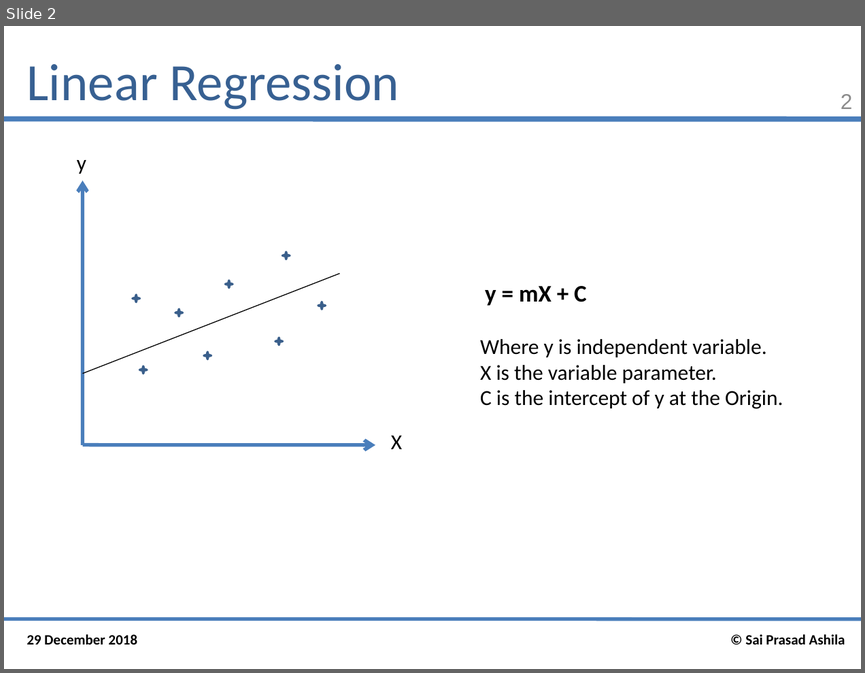
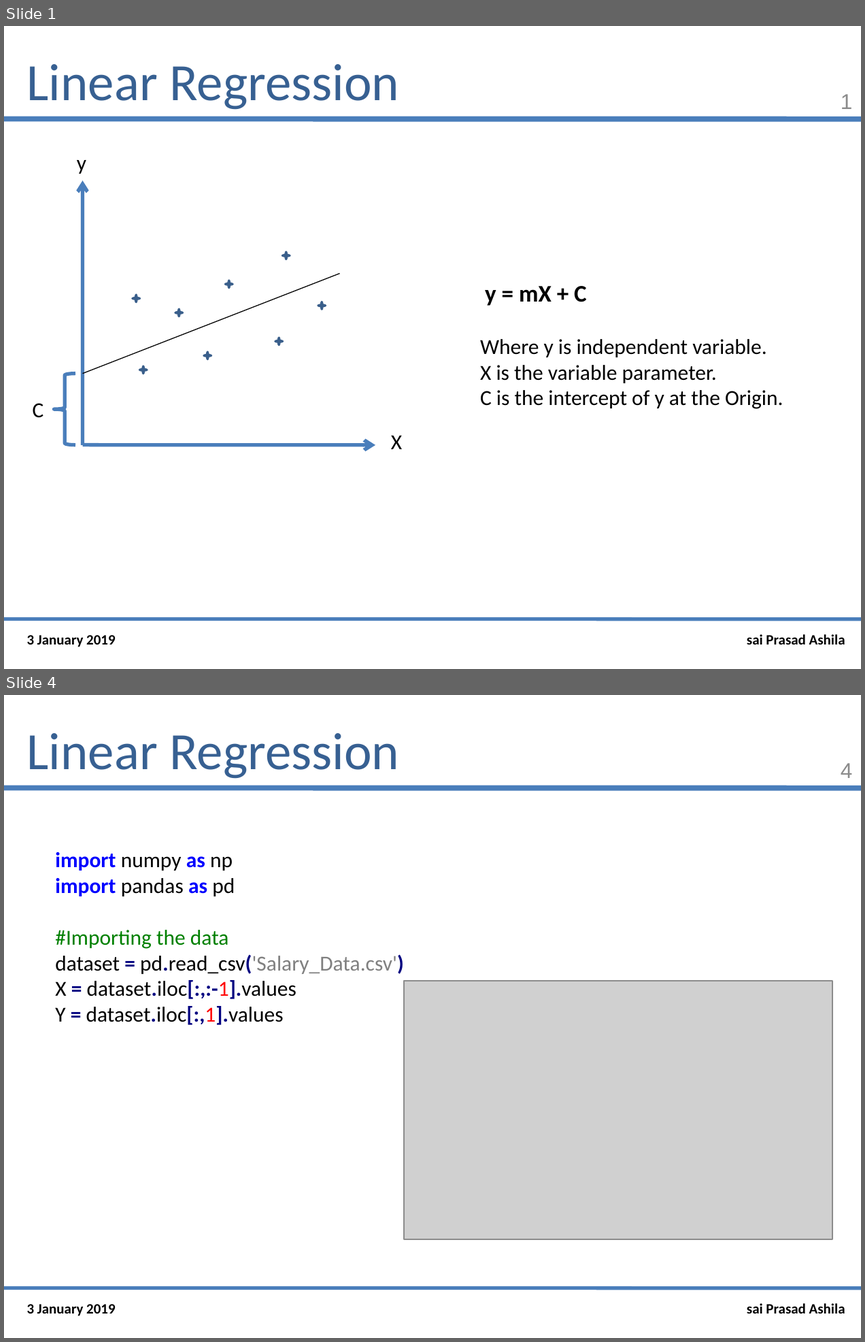
Before and after one commit to saiprasad94/DataSciencePython, a slide deck: Linear_Regression/Linear_Regression.pptx. Shown one above the other, each under a label of ours: slide 2 before the commit, slides 1 and 4 after it; the slides between them are not shown. The pictures are 865x673 and 865x1342 pixels, drawn with LibreOffice and Linux fonts; fonts in the diff are those of the drawing; grey boxes stand for pictures. Boxes give left, top, right and bottom in pixels: in the first picture for what was removed or moved away, otherwise in the second. Text is boxed around its words. In the diff, an @@ line names an element or a change of style, - is before the commit and + after.

Commit message:
3rd jan 4:20 am
powerpoint and Code of Linear Regression

```diff
--- a/Linear_Regression/Linear_Regression.pptx
+++ b/Linear_Regression/Linear_Regression.pptx
@@ slide 4 added at <box>4,695,861,1338</box>, background #FFFFFF; not listed: 2 template elements that a slide beside it also shows @@
@@ title added at <box>27,733,399,779</box>, 44 pt, text #376092 @@
+Linear Regression
@@ page number added at <box>840,763,853,778</box>, 18 pt, text #8C8C8C @@
+4
@@ text added at <box>55,852,404,1025</box>, 18 pt, text #000000 @@
+import numpy as np
+import pandas as pd
+#Importing the data
+dataset = pd.read_csv('Salary_Data.csv')
+X = dataset.iloc[:,:-1].values
+Y = dataset.iloc[:,1].values
@@ picture added at <box>404,981,832,1239</box> @@
@@ text added at <box>27,1304,115,1316</box>, 12 pt, text #000000, bold @@
+3 January 2019
@@ text added at <box>747,1303,845,1313</box>, 12 pt, text #000000, bold @@
+sai Prasad Ashila
@@ what was slide 2 is now slide 1 @@
@@ slide 1 changed as well @@
@@ page number at <box>840,94,853,109</box>: text changed @@
-2
+1
@@ left brace added at <box>54,373,75,444</box>, outline #4B7EBC 3 pt @@
@@ text added at <box>33,403,44,418</box>, 18 pt, text #000000 @@
+C
@@ text at <box>27,635,115,647</box>: text changed @@
-29 December 2018
+3 January 2019
@@ text at <box>747,634,845,644</box>: text changed @@
-© Sai Prasad Ashila
+sai Prasad Ashila
```
Also in this commit, not shown: 7 other slides added, 1 slide removed, 2 other files.
